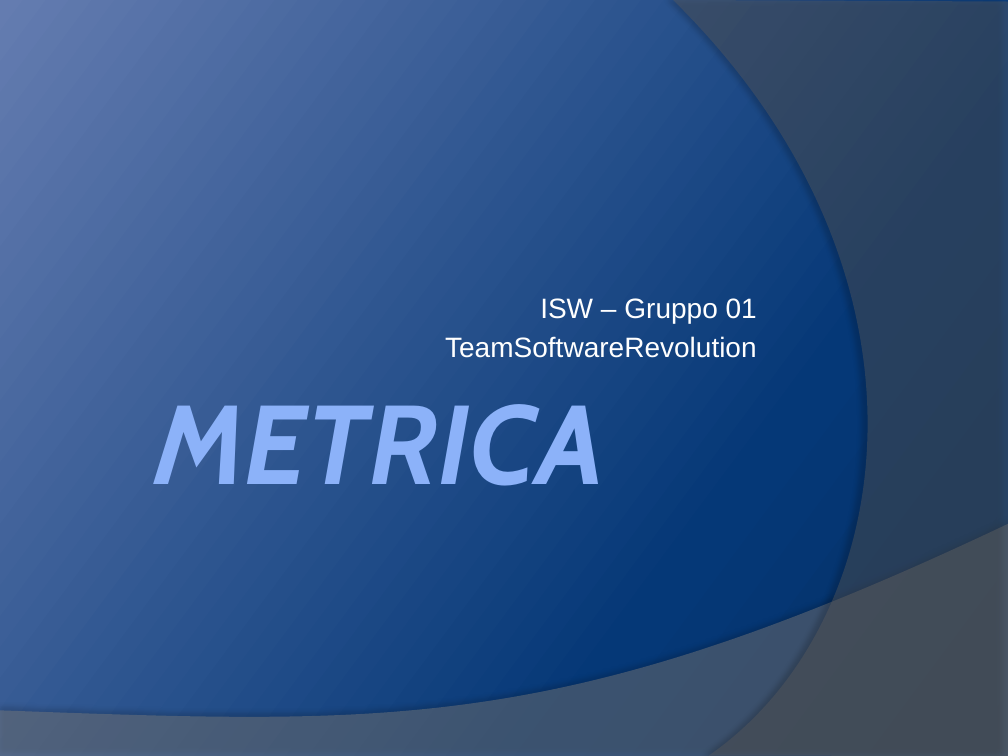
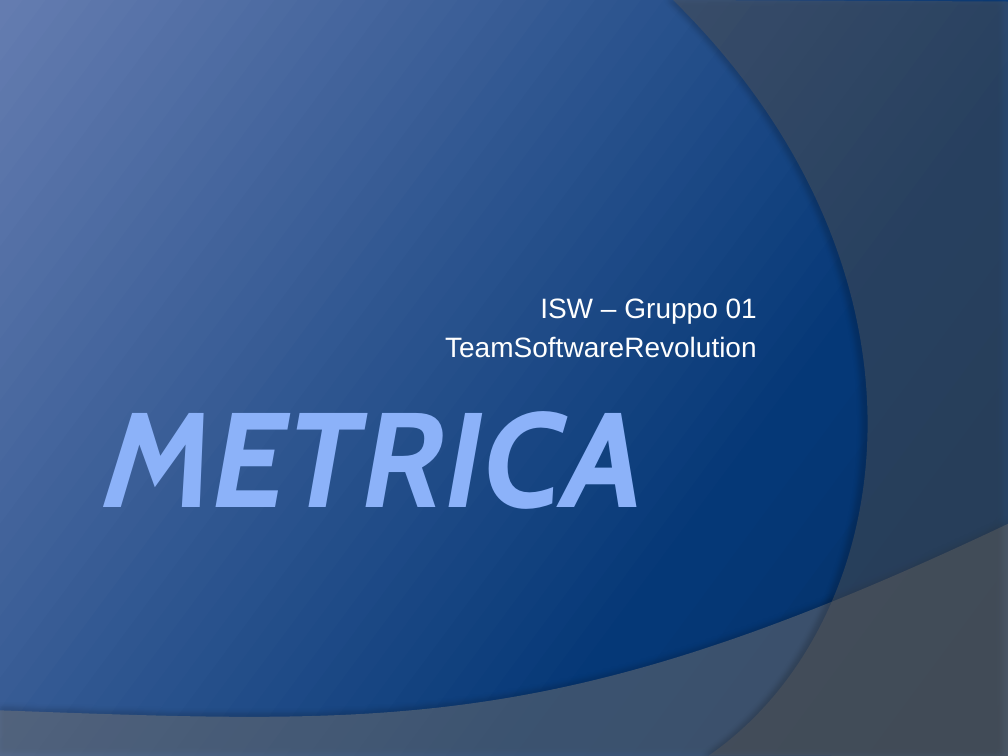
Before and after one commit to yan0z/ISW, a slide deck: slide 1 of Quesito 2 Team/1.ISW-Metrica.pptx. Drawn at 1008x756 pixels with LibreOffice and Linux fonts; fonts in the diff are those of the drawing. Boxes give left, top, right and bottom in pixels: in the first picture for what was removed or moved away, otherwise in the second. Text is boxed around its words. In the diff, an @@ line names an element or a change of style, - is before the commit and + after.

Commit message:
Quesito 1 - aggiornamento isw - metrica

```diff
--- a/Quesito 2 Team/1.ISW-Metrica.pptx
+++ b/Quesito 2 Team/1.ISW-Metrica.pptx
@@ title "METRICA" at [104,411,644,509]: size 80 to 96 pt @@
```
Also in this commit, not shown: 3 other slides changed, 2 other files.
